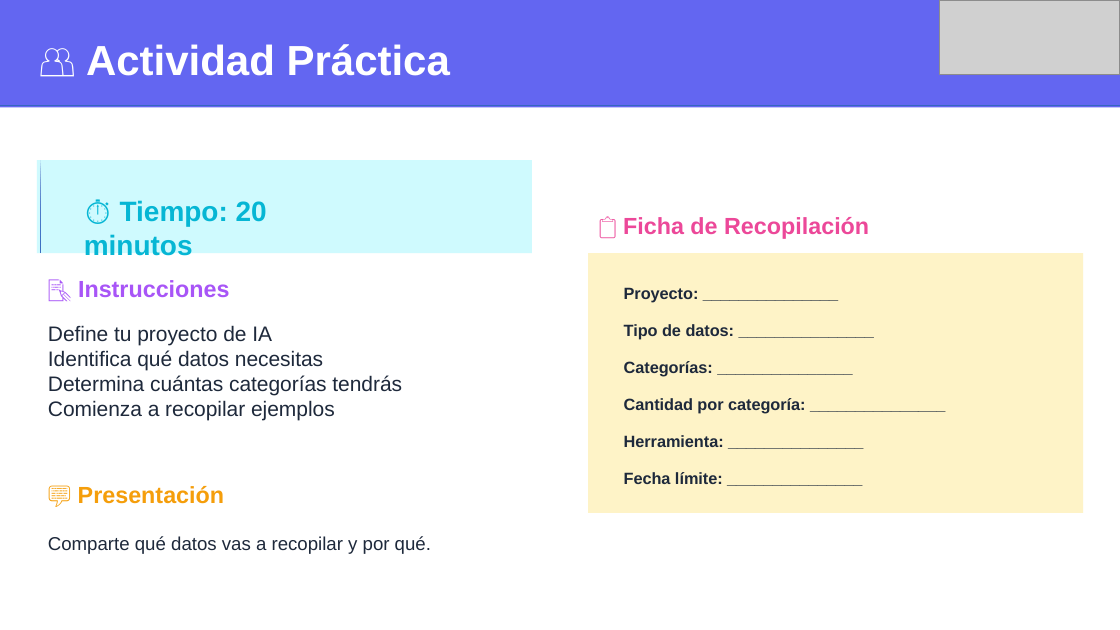
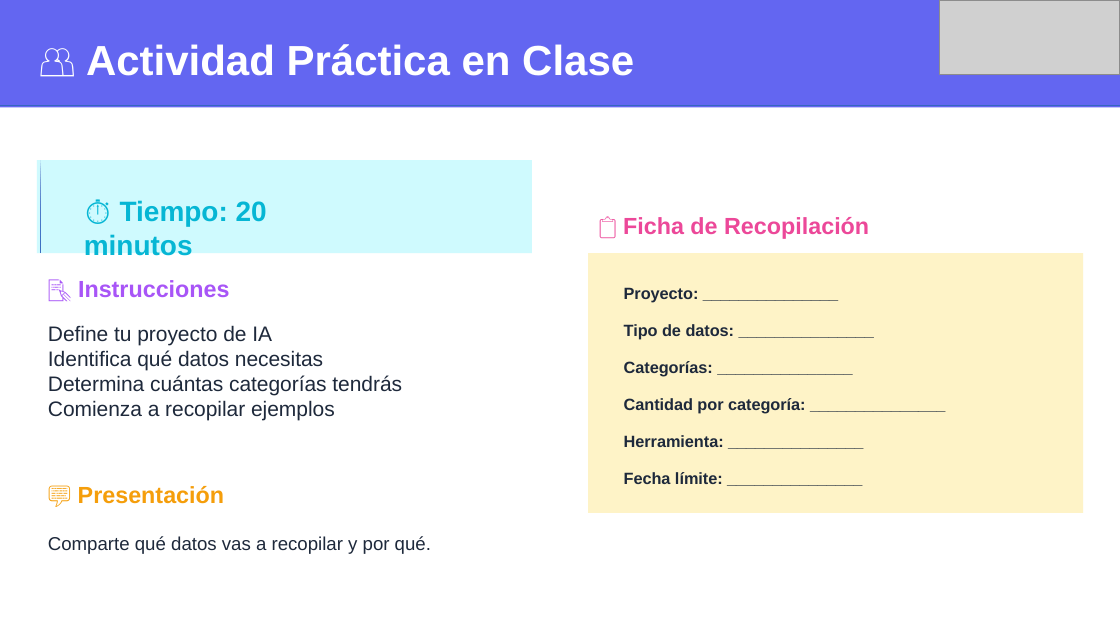
Before and after one commit to wallparianalytics/MentesDigitales, a slide deck: slide 10 of Sesión 6.pptx (slide 9 before the commit). Drawn at 1120x630 pixels with LibreOffice and Linux fonts; fonts in the diff are those of the drawing; grey boxes stand for pictures. Boxes give left, top, right and bottom in pixels: in the first picture for what was removed or moved away, otherwise in the second. Text is boxed around its words. In the diff, an @@ line names an element or a change of style, - is before the commit and + after.

```diff
--- a/Sesión 6.pptx
+++ b/Sesión 6.pptx
@@ text at box(86, 44, 634, 76): text changed @@
-👥 Actividad Práctica
+👥 Actividad Práctica en Clase
```
Also in this commit, not shown: 5 other slides changed, 1 slide added, 1 other file.
